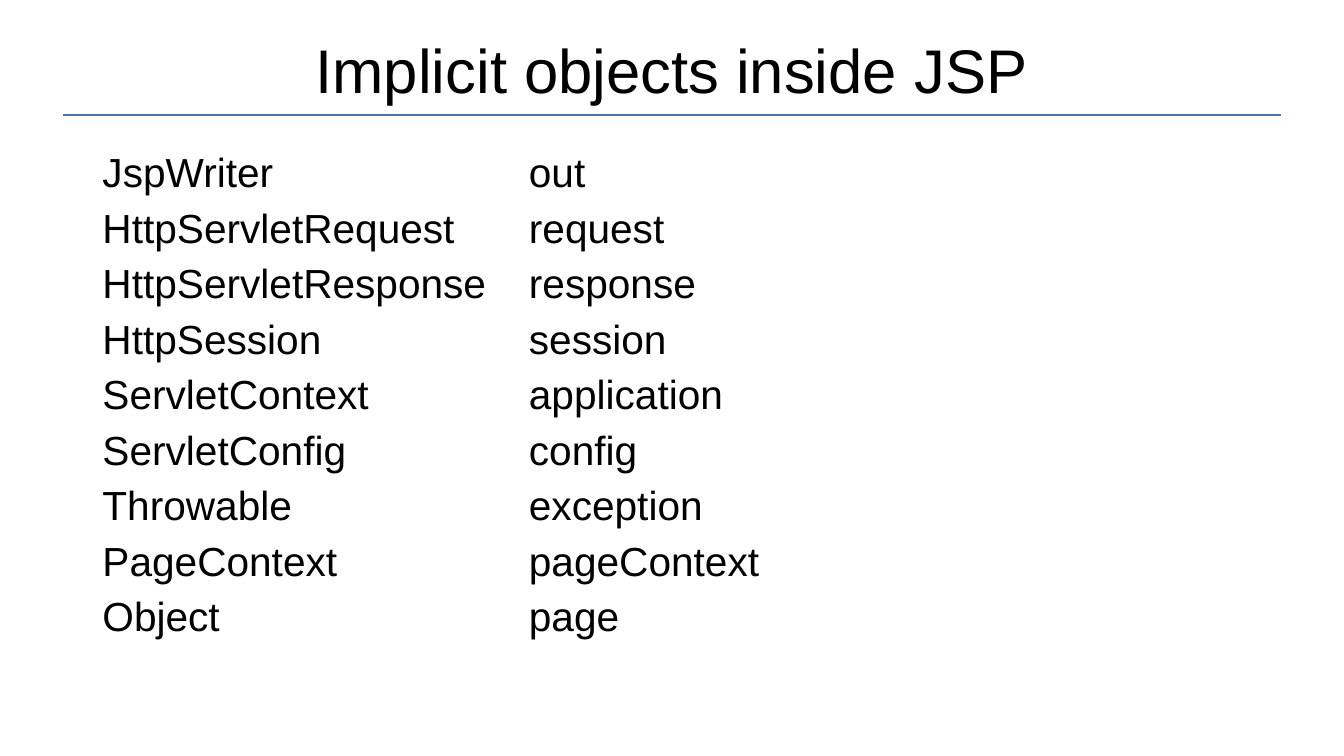
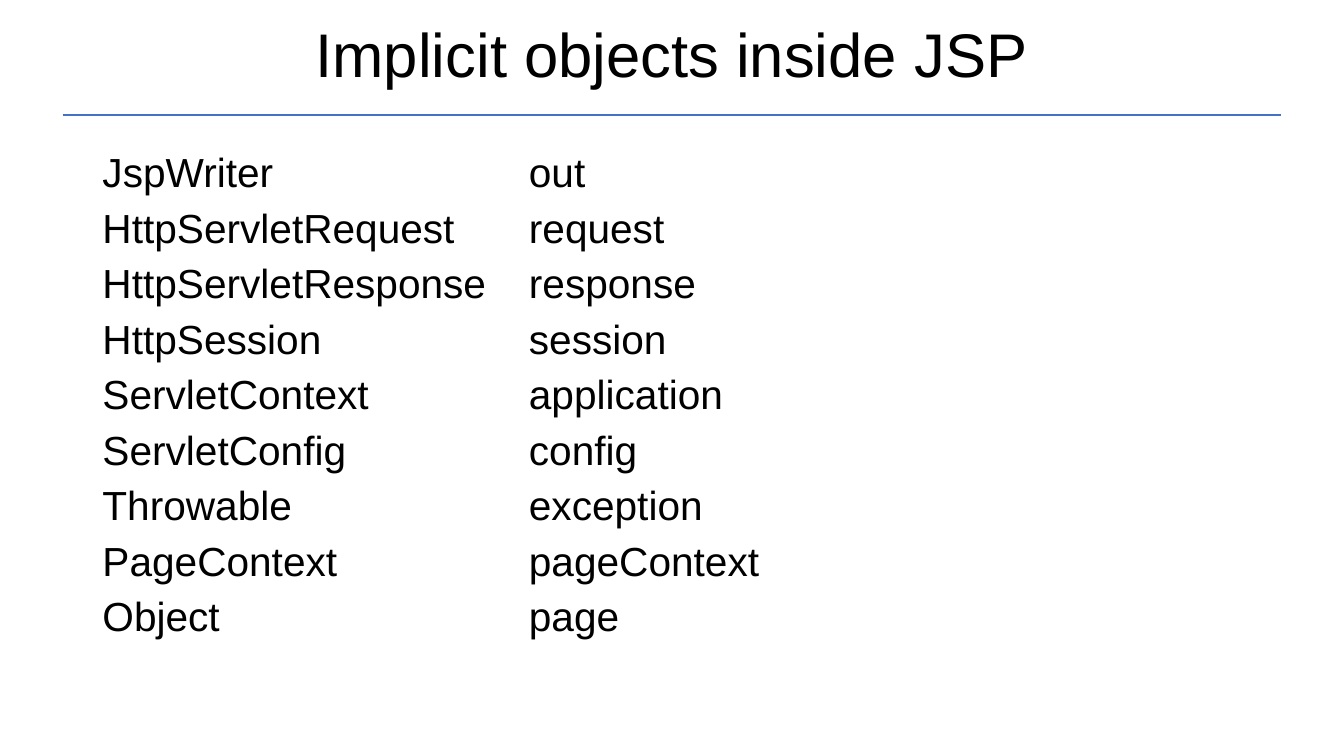
Before and after one commit to Garnik94/Levelup_presentations, a slide deck: slide 22 of Servlet/Servlet_Presentation.pptx. Drawn at 1344x756 pixels with LibreOffice and Linux fonts; fonts in the diff are those of the drawing. Boxes give left, top, right and bottom in pixels: in the first picture for what was removed or moved away, otherwise in the second. Text is boxed around its words. In the diff, an @@ line names an element or a change of style, - is before the commit and + after.

```diff
--- a/Servlet/Servlet_Presentation.pptx
+++ b/Servlet/Servlet_Presentation.pptx
@@ title "Implicit objects inside JSP": place and size @@
-title "Implicit objects inside JSP" at bbox=[316, 48, 1027, 104]
+title "Implicit objects inside JSP" at bbox=[316, 32, 1027, 89]
```
Also in this commit, not shown: 1 slide added, 3 other files.
